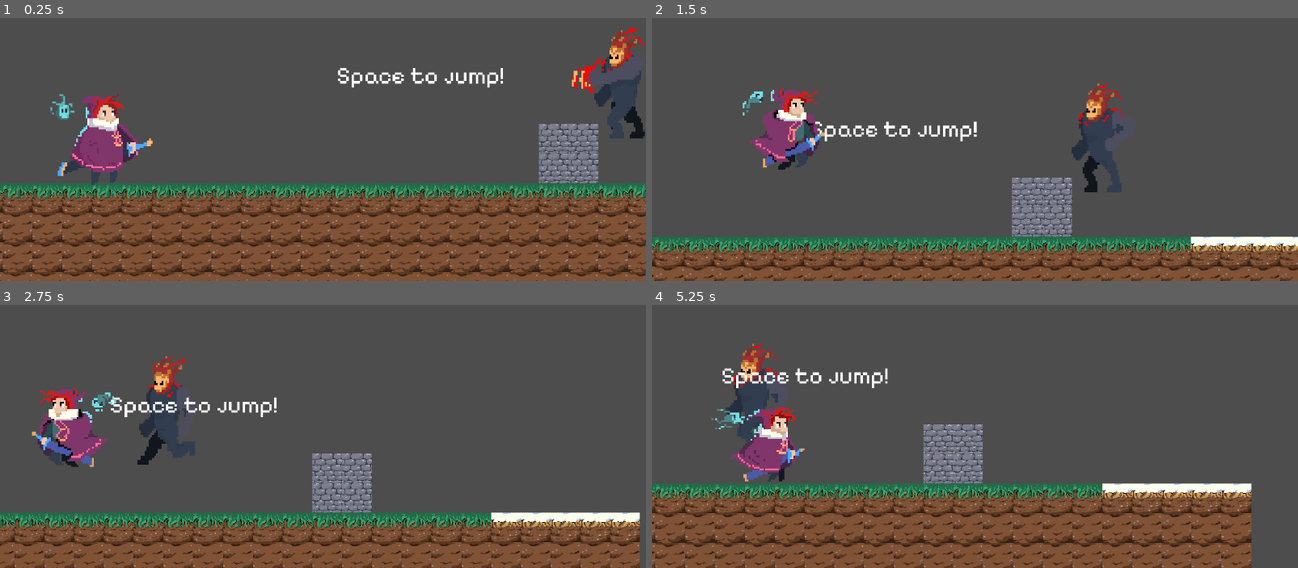
Above: before the commit, frames 1-4 (two rows, left to right).
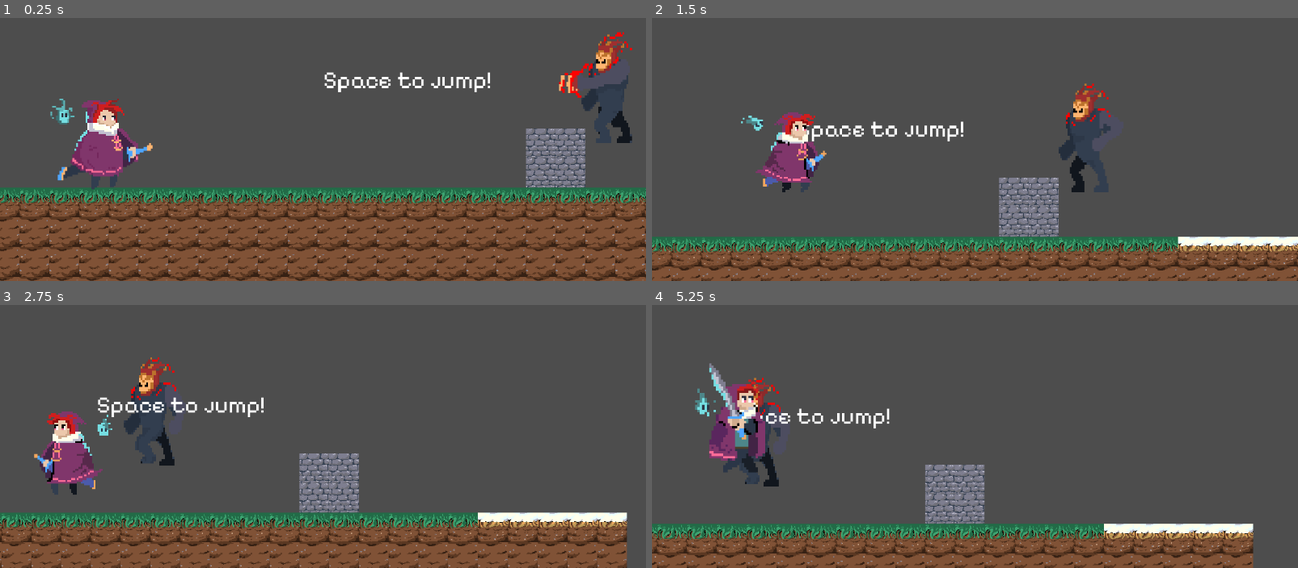
Above: after the commit, the same moments.

Repository: Xintherius/forgotten-voices
Game: Godot game, scene res://game.tscn
Two runs of this game, one before a commit and one after it. Both use one fixed random seed, a clock stepped at 60 frames per second and the inputs below.
Inputs:
- Up to frame 1 (0.25 s): no input
- Up to frame 2 (1.5 s): hold D (move_right) from 0.53 s (still down); tap F (attack, bound only after the commit) at 0.6 s; tap Space (jump) at 0.77, 0.8, 1.07, 1.35 s
- Up to frame 3 (2.75 s): tap Space (jump) at 1.52, 1.82, 2.3 s; tap F (attack, bound only after the commit) at 1.55, 2.1 s; release D (move_right) at 2.03 s; hold A (move_left) from 2.03 s (still down)
- Up to frame 4 (5.25 s): release A (move_left) at 2.78 s; hold D (move_right) 2.78-4.28 s; tap F (attack, bound only after the commit) at 2.85, 4.35, 5.1 s; tap Space (jump) at 3.02, 3.32, 3.6, 3.77, 4.07, 4.52, 4.82 s; hold A (move_left) 4.28-5.03 s; hold D (move_right) from 5.03 s (still down)

The runs differ from the first frame. In frame 1, 25% of the frame differs, in the area x 0-100%, y 3-100%; in frame 2, 14%; in frame 3, 16%; in frame 4, 31%, in the area x 0-94%, y 14-100%.

Commit message:
Attack Animation
Trying to correct the hitbox of the weapon. :c

Diff:
--- a/assets/scripts/player.gd
+++ b/assets/scripts/player.gd
@@ -1,17 +1,24 @@
 extends CharacterBody2D
 
+#Constants
 const SPEED = 500.0
 const JUMP_VELOCITY = -500.0
 
+#Variables
 var enemy_inattack_range = false
 var enemy_attack_cooldown = true
 var health = 100
 var player_alive = true
 
+@export var attacking = false
+@onready var timer: Timer = $Timer
+
 @onready var animated_sprite: AnimatedSprite2D = $AnimatedSprite2D
 @onready var original_position: Vector2 = animated_sprite.position  # Store the original position
 
 func _physics_process(delta: float) -> void:
+
+
 
 	# Add the gravity.
 	if not is_on_floor():
@@ -26,29 +33,29 @@
 
 	if direction > 0:
 		animated_sprite.flip_h = false
+		$AttackArea.scale.x = abs($AttackArea.scale.x)
 
 	elif direction < 0:
 		animated_sprite.flip_h = true
+		$AttackArea.scale.x = abs($AttackArea.scale.x) * -1
 
+	if !attacking:
+		#Resizes the model and positions it
+		if is_on_floor():
+			# Play animations and adjust position
+			if direction == 0:
+				animated_sprite.play("idle")
+				animated_sprite.scale = Vector2(1, 1)  # Adjust the scale for the idle animation
+				animated_sprite.position = original_position  # Reset to original position
+			else:
+				animated_sprite.play("run")
+				animated_sprite.scale = Vector2(4, 4)  # Reset to default scale for the run animation
+				animated_sprite.position = original_position + Vector2(0, 20)  # Lower the position for the run animation
+		else:
 
-	if is_on_floor():
-		# Play animations and adjust position
-		if direction == 0:
-			animated_sprite.play("idle")
-			animated_sprite.scale = Vector2(1, 1)  # Adjust the scale for the idle animation
-			animated_sprite.position = original_position  # Reset to original position
-		else:
-			animated_sprite.play("run")
+			animated_sprite.play("jump")
 			animated_sprite.scale = Vector2(4, 4)  # Reset to default scale for the run animation
 			animated_sprite.position = original_position + Vector2(0, 20)  # Lower the position for the run animation
-	else:
-
-		animated_sprite.play("jump")
-		animated_sprite.scale = Vector2(4, 4)  # Reset to default scale for the run animation
-		animated_sprite.position = original_position + Vector2(0, 20)  # Lower the position for the run animation
-
-
-
 
 	# Apply movement
 	if direction:
@@ -59,14 +66,37 @@
 	move_and_slide()
 
 
+func player():
+	pass
+
+#Sets the monster to follow the player if the player gets in the area
 func _on_player_hitbox_body_entered(body):
-	if body.has_method("enemy"):
+	if body.has_method("monster"):
 		enemy_inattack_range = true
 
 
 func _on_player_hitbox_body_exited(body:):
-	if body.has_method("enemy"):
+	if body.has_method("monster"):
 		enemy_inattack_range = false
 
-func enemy_attack():
-	pass
+func _process(delta):
+	if Input.is_action_just_pressed("attack"):
+		attack()
+
+func attack():
+	var overlapping_objects = $AttackArea.get_overlapping_areas()
+
+	for area in overlapping_objects:
+		var parent = area.get_parent()
+		print(parent.name)
+
+
+	attacking = true
+	animated_sprite.play("attack")
+	animated_sprite.scale = Vector2(5, 5)  # Adjust the scale for the idle animation
+	animated_sprite.position = original_position + Vector2(0,22)  # Reset to original position
+	timer.start()
+
+
+func _on_timer_timeout() -> void:
+	attacking = false
--- a/game.tscn
+++ b/game.tscn
@@ -120,7 +120,7 @@
 offset_bottom = -736.0
 theme_override_fonts/font = ExtResource("4_jmn8o")
 theme_override_font_sizes/font_size = 50
-text = "Why are you hurting me?"
+text = "Attack with F"
 
 [node name="Enemies2" type="Label" parent="Labels"]
 offset_left = 3927.0
--- a/monster.gd
+++ b/monster.gd
@@ -24,6 +24,3 @@
 func _on_detection_area_body_exited(body):
 	player = null
 	player_chase = false
-
-func enemy():
-	pass
--- a/player.tscn
+++ b/player.tscn
@@ -1,9 +1,41 @@
-[gd_scene load_steps=25 format=3 uid="uid://dd6301np2w3pe"]
+[gd_scene load_steps=31 format=3 uid="uid://dd6301np2w3pe"]
 
 [ext_resource type="Texture2D" uid="uid://dlodmwbutmxi7" path="res://assets/sprites/Player/Char_iddle.png" id="1_r5h7o"]
 [ext_resource type="Script" path="res://assets/scripts/player.gd" id="1_ub73q"]
+[ext_resource type="Texture2D" uid="uid://d1snxgq1775mt" path="res://assets/sprites/Player/Char_attack.png" id="2_1yq1j"]
 [ext_resource type="Texture2D" uid="uid://csdh4qasciipx" path="res://assets/sprites/Player/Char_jump.png" id="3_yn55l"]
 [ext_resource type="Texture2D" uid="uid://beg85eahtjyb5" path="res://assets/sprites/Player/Char_running.png" id="4_3lfnv"]
+
+[sub_resource type="RectangleShape2D" id="RectangleShape2D_7t5k0"]
+size = Vector2(82.8203, 59.4945)
+
+[sub_resource type="AtlasTexture" id="AtlasTexture_6rcdo"]
+atlas = ExtResource("2_1yq1j")
+region = Rect2(0, 0, 66, 65)
+
+[sub_resource type="AtlasTexture" id="AtlasTexture_15ygo"]
+atlas = ExtResource("2_1yq1j")
+region = Rect2(66, 0, 66, 65)
+
+[sub_resource type="AtlasTexture" id="AtlasTexture_4a4fn"]
+atlas = ExtResource("2_1yq1j")
+region = Rect2(132, 0, 66, 65)
+
+[sub_resource type="AtlasTexture" id="AtlasTexture_u6feb"]
+atlas = ExtResource("2_1yq1j")
+region = Rect2(198, 0, 66, 65)
+
+[sub_resource type="AtlasTexture" id="AtlasTexture_fb53j"]
+atlas = ExtResource("2_1yq1j")
+region = Rect2(0, 65, 66, 65)
+
+[sub_resource type="AtlasTexture" id="AtlasTexture_i1bo3"]
+atlas = ExtResource("2_1yq1j")
+region = Rect2(66, 65, 66, 65)
+
+[sub_resource type="AtlasTexture" id="AtlasTexture_puhmm"]
+atlas = ExtResource("2_1yq1j")
+region = Rect2(132, 65, 66, 65)
 
 [sub_resource type="AtlasTexture" id="AtlasTexture_kj6mj"]
 atlas = ExtResource("1_r5h7o")
@@ -61,20 +93,34 @@
 atlas = ExtResource("4_3lfnv")
 region = Rect2(192, 0, 64, 64)
 
-[sub_resource type="AtlasTexture" id="AtlasTexture_5w4he"]
-atlas = ExtResource("3_yn55l")
-region = Rect2(256, 0, 64, 64)
-
-[sub_resource type="AtlasTexture" id="AtlasTexture_cifij"]
-atlas = ExtResource("3_yn55l")
-region = Rect2(192, 0, 64, 64)
-
-[sub_resource type="AtlasTexture" id="AtlasTexture_113o4"]
-atlas = ExtResource("3_yn55l")
-region = Rect2(256, 0, 64, 64)
-
 [sub_resource type="SpriteFrames" id="SpriteFrames_t0pnb"]
 animations = [{
+"frames": [{
+"duration": 1.0,
+"texture": SubResource("AtlasTexture_6rcdo")
+}, {
+"duration": 1.0,
+"texture": SubResource("AtlasTexture_15ygo")
+}, {
+"duration": 1.0,
+"texture": SubResource("AtlasTexture_4a4fn")
+}, {
+"duration": 1.0,
+"texture": SubResource("AtlasTexture_u6feb")
+}, {
+"duration": 1.0,
+"texture": SubResource("AtlasTexture_fb53j")
+}, {
+"duration": 1.0,
+"texture": SubResource("AtlasTexture_i1bo3")
+}, {
+"duration": 1.0,
+"texture": SubResource("AtlasTexture_puhmm")
+}],
+"loop": false,
+"name": &"attack",
+"speed": 10.0
+}, {
 "frames": [{
 "duration": 1.0,
 "texture": SubResource("AtlasTexture_kj6mj")
@@ -131,20 +177,6 @@
 "loop": true,
 "name": &"run",
 "speed": 10.0
-}, {
-"frames": [{
-"duration": 1.0,
-"texture": SubResource("AtlasTexture_5w4he")
-}, {
-"duration": 1.0,
-"texture": SubResource("AtlasTexture_cifij")
-}, {
-"duration": 1.0,
-"texture": SubResource("AtlasTexture_113o4")
-}],
-"loop": true,
-"name": &"wall",
-"speed": 2.0
 }]
 
 [sub_resource type="CircleShape2D" id="CircleShape2D_jen2g"]
@@ -154,15 +186,25 @@
 radius = 110.073
 
 [node name="Player" type="CharacterBody2D"]
+position = Vector2(28, -16)
 collision_layer = 3
 collision_mask = 3
 script = ExtResource("1_ub73q")
+
+[node name="AttackArea" type="Area2D" parent="."]
+position = Vector2(35, -13)
+
+[node name="CollisionShape2D" type="CollisionShape2D" parent="AttackArea"]
+position = Vector2(197.379, -120.552)
+rotation = -0.380482
+scale = Vector2(1, 1)
+shape = SubResource("RectangleShape2D_7t5k0")
 
 [node name="AnimatedSprite2D" type="AnimatedSprite2D" parent="."]
 z_index = 5
 position = Vector2(86, -112)
 sprite_frames = SubResource("SpriteFrames_t0pnb")
-animation = &"idle"
+animation = &"attack"
 autoplay = "idle"
 
 [node name="CollisionShape2D" type="CollisionShape2D" parent="."]
@@ -175,5 +217,11 @@
 position = Vector2(83, -97)
 shape = SubResource("CircleShape2D_f2g1x")
 
+[node name="Timer" type="Timer" parent="."]
+wait_time = 0.55
+one_shot = true
+
 [connection signal="body_entered" from="player_hitbox" to="." method="_on_player_hitbox_body_entered"]
 [connection signal="body_exited" from="player_hitbox" to="." method="_on_player_hitbox_body_exited"]
+[connection signal="ready" from="Timer" to="." method="_on_timer_ready"]
+[connection signal="timeout" from="Timer" to="." method="_on_timer_timeout"]
--- a/project.godot
+++ b/project.godot
@@ -34,6 +34,11 @@
 , Object(InputEventKey,"resource_local_to_scene":false,"resource_name":"","device":-1,"window_id":0,"alt_pressed":false …(186 unchanged characters)…
 ]
 }
+attack={
+"deadzone": 0.5,
+"events": [Object(InputEventKey,"resource_local_to_scene":false,"resource_name":"","device":-1,"window_id":0,"alt_pressed":false,"shift_pressed":false,"ctrl_pressed":false,"meta_pressed":false,"pressed":false,"keycode":0,"physical_keycode":70,"key_label":0,"unicode":102,"location":0,"echo":false,"script":null)
+]
+}
 
 [rendering]
 
